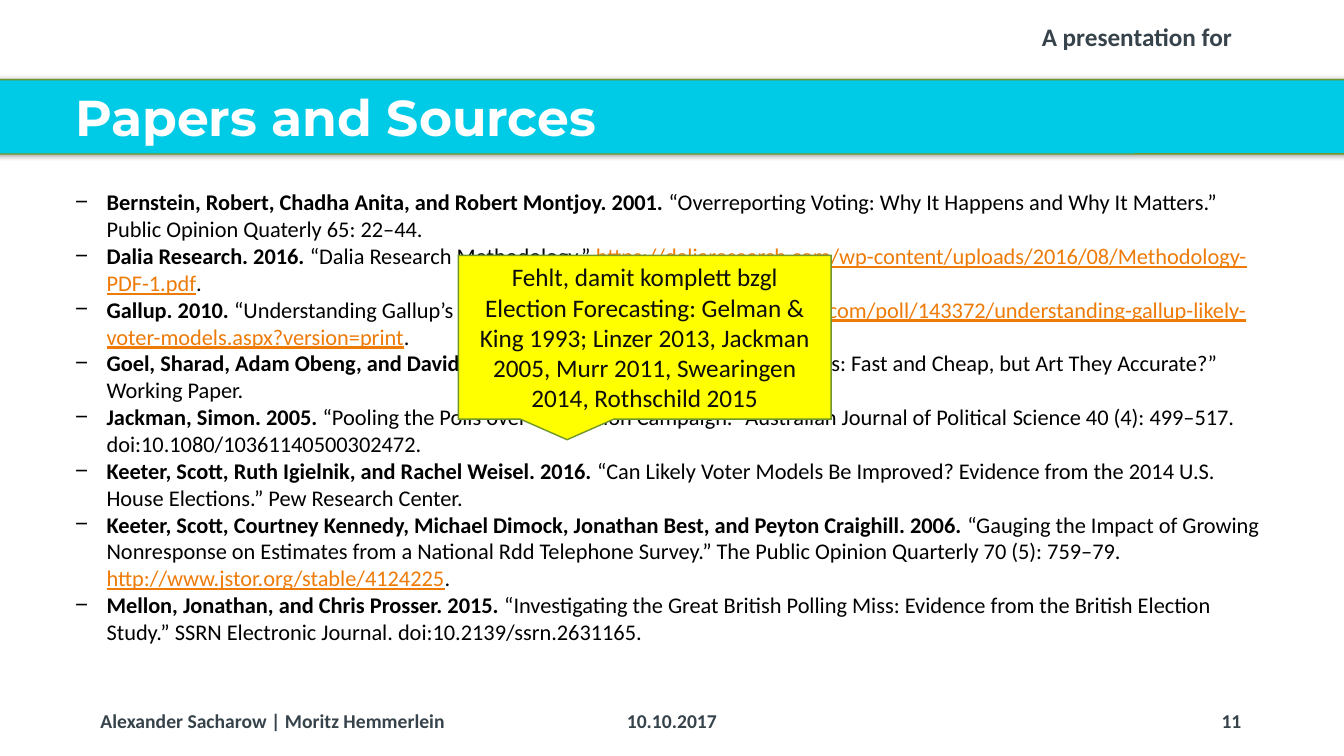
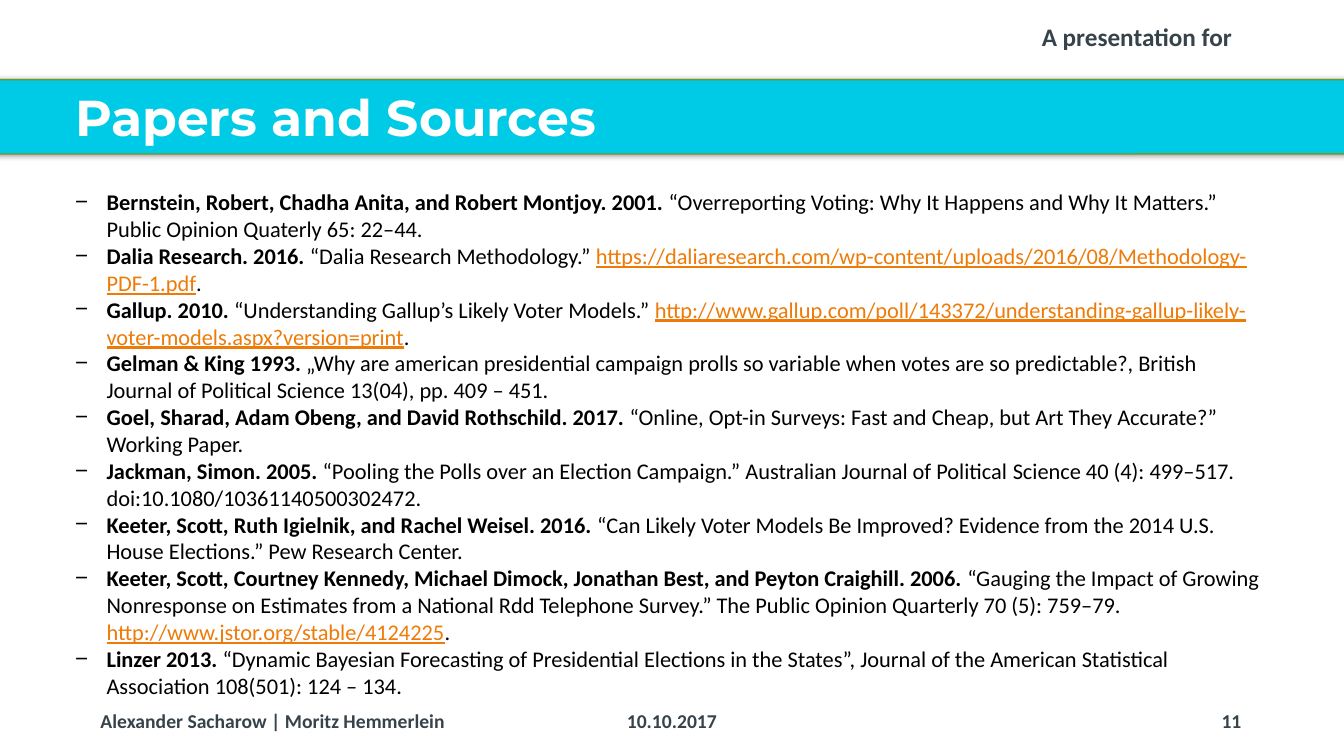
Before and after one commit to Corrod3/ElectionForecasting, a slide deck: slide 11 of Dalia Presentation/20171006_Dalia_Lunchtime Talk_Election Forecasting_v2.pptx. Drawn at 1344x756 pixels with LibreOffice and Linux fonts; fonts in the diff are those of the drawing; background and template pictures are left out. Boxes give left, top, right and bottom in pixels: in the first picture for what was removed or moved away, otherwise in the second. Text is boxed around its words. In the diff, an @@ line names an element or a change of style, - is before the commit and + after.

```diff
--- a/Dalia Presentation/20171006_Dalia_Lunchtime Talk_Election Forecasting_v2.pptx
+++ b/Dalia Presentation/20171006_Dalia_Lunchtime Talk_Election Forecasting_v2.pptx
@@ speech box removed at box(459, 255, 832, 418) @@
-Fehlt, damit komplett bzgl Election Forecasting: Gelman & King 1993; Linzer 2013, Jackman 2005, Murr 2011, Swearingen 2014, Rothschild 2015
@@ text at box(107, 355, 1196, 402): paragraph added @@
+− Gelman & King 1993. „Why are american presidential campaign prolls so variable when votes are so predictable?, British Journal of Political Science 13(04), pp. 409 – 451.
@@ text at box(107, 651, 1168, 697): text changed @@
-− Mellon, Jonathan, and Chris Prosser. 2015. “Investigating the Great British Polling Miss: Evidence from the British Election Study.” SSRN Electronic Journal. doi:10.2139/ssrn.2631165.
+− Linzer 2013. “Dynamic Bayesian Forecasting of Presidential Elections in the States”, Journal of the American Statistical Association 108(501): 124 – 134.
```
Also in this commit, not shown: 3 other slides changed.
